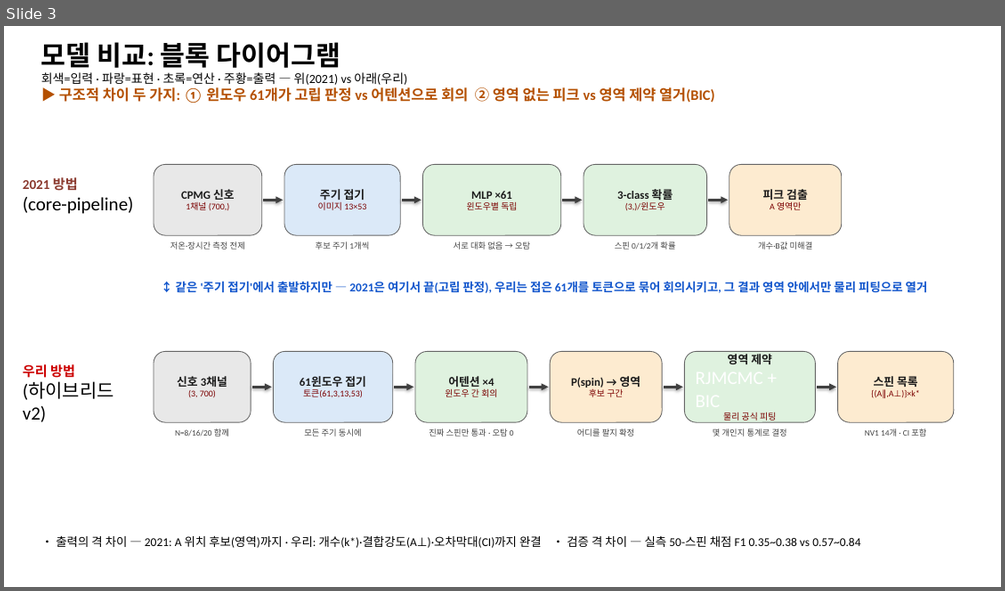
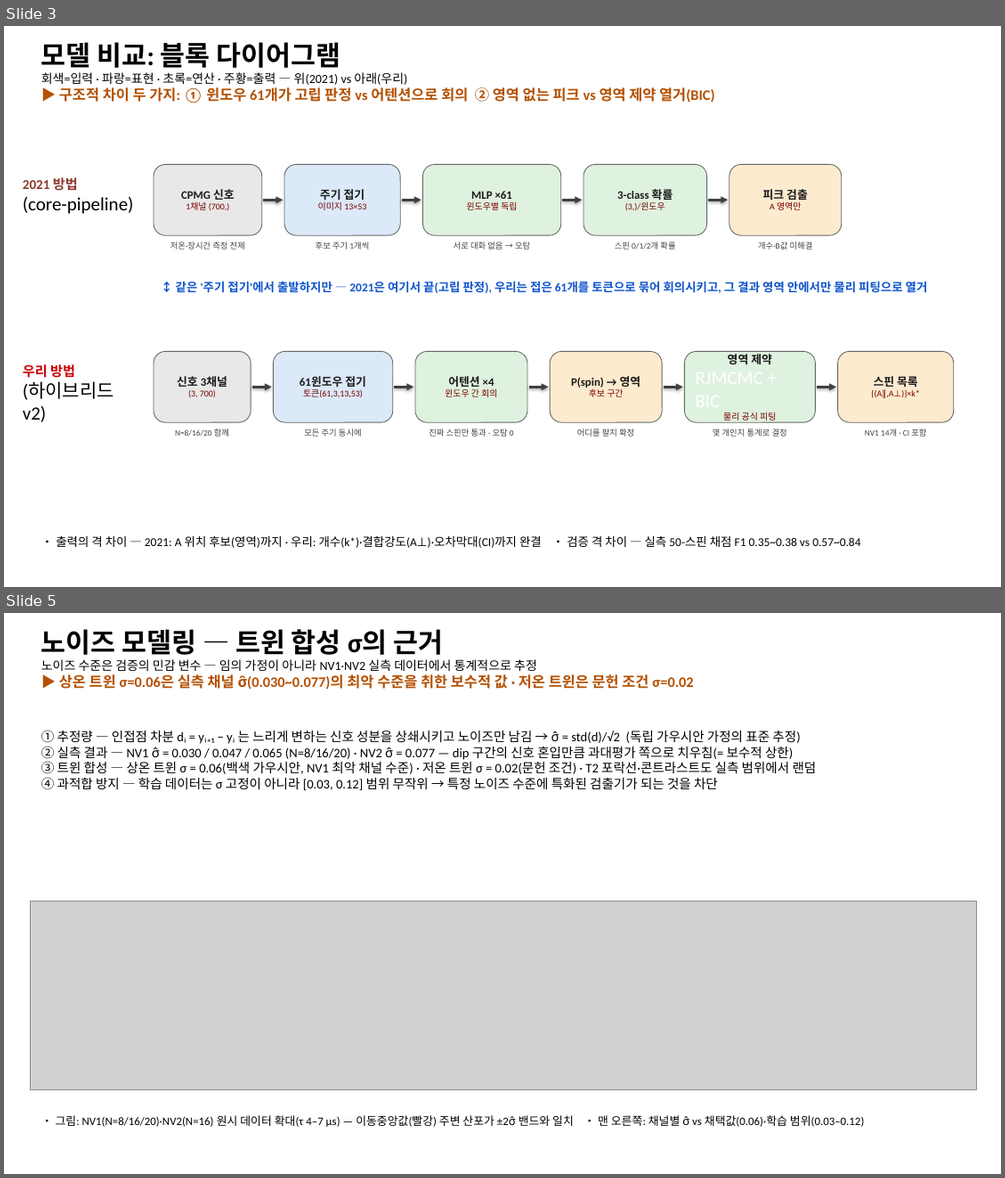
Before and after one commit to woodoleexdots/dl_cdetect, a slide deck: results/NV_C13_summary_3slides.pptx. Shown one above the other, each under a label of ours: slide 3 before the commit, slides 3 and 5 after it; the slides between them are not shown. The pictures are 1005x591 and 1005x1178 pixels, drawn with LibreOffice and Linux fonts; fonts in the diff are those of the drawing; grey boxes stand for pictures. Boxes give left, top, right and bottom in pixels: in the first picture for what was removed or moved away, otherwise in the second. Text is boxed around its words. In the diff, an @@ line names an element or a change of style, - is before the commit and + after.

```diff
--- a/results/NV_C13_summary_3slides.pptx
+++ b/results/NV_C13_summary_3slides.pptx
@@ slide 5 added at box(4, 613, 1001, 1174), background #FFFFFF @@
@@ text added at box(41, 629, 693, 690), 14 pt, text #B45000, bold @@
+노이즈 모델링 — 트윈 합성 σ의 근거
+노이즈 수준은 검증의 민감 변수 — 임의 가정이 아니라 NV1·NV2 실측 데이터에서 통계적으로 추정
+▶ 상온 트윈 σ=0.06은 실측 채널 σ̂(0.030~0.077)의 최악 수준을 취한 보수적 값 · 저온 트윈은 문헌 조건 σ=0.02
@@ text added at box(41, 730, 817, 790), 12.5 pt, text #000000 @@
+① 추정량 — 인접점 차분 dᵢ = yᵢ₊₁ − yᵢ 는 느리게 변하는 신호 성분을 상쇄시키고 노이즈만 남김 → σ̂ = std(d)/√2 (독립 가우시안 가정의 표준 추정)
+② 실측 결과 — NV1 σ̂ = 0.030 / 0.047 / 0.065 (N=8/16/20) · NV2 σ̂ = 0.077 — dip 구간의 신호 혼입만큼 과대평가 쪽으로 치우침(= 보수적 상한)
+③ 트윈 합성 — 상온 트윈 σ = 0.06(백색 가우시안, NV1 최악 채널 수준) · 저온 트윈 σ = 0.02(문헌 조건) · T2 포락선·콘트라스트도 실측 범위에서 랜덤
+④ 과적합 방지 — 학습 데이터는 σ 고정이 아니라 [0.03, 0.12] 범위 무작위 → 특정 노이즈 수준에 특화된 검출기가 되는 것을 차단
@@ picture added at box(30, 900, 976, 1090) @@
@@ text added at box(56, 1115, 864, 1127), 11 pt, text #000000 @@
+• 그림: NV1(N=8/16/20)·NV2(N=16) 원시 데이터 확대(τ 4–7 µs) — 이동중앙값(빨강) 주변 산포가 ±2σ̂ 밴드와 일치 • 맨 오른쪽: 채널별 σ̂ vs 채택값(0.06)·학습 범위(0.03–0.12)
```
Also in this commit, not shown: 1 other slide added, 4 other files.
